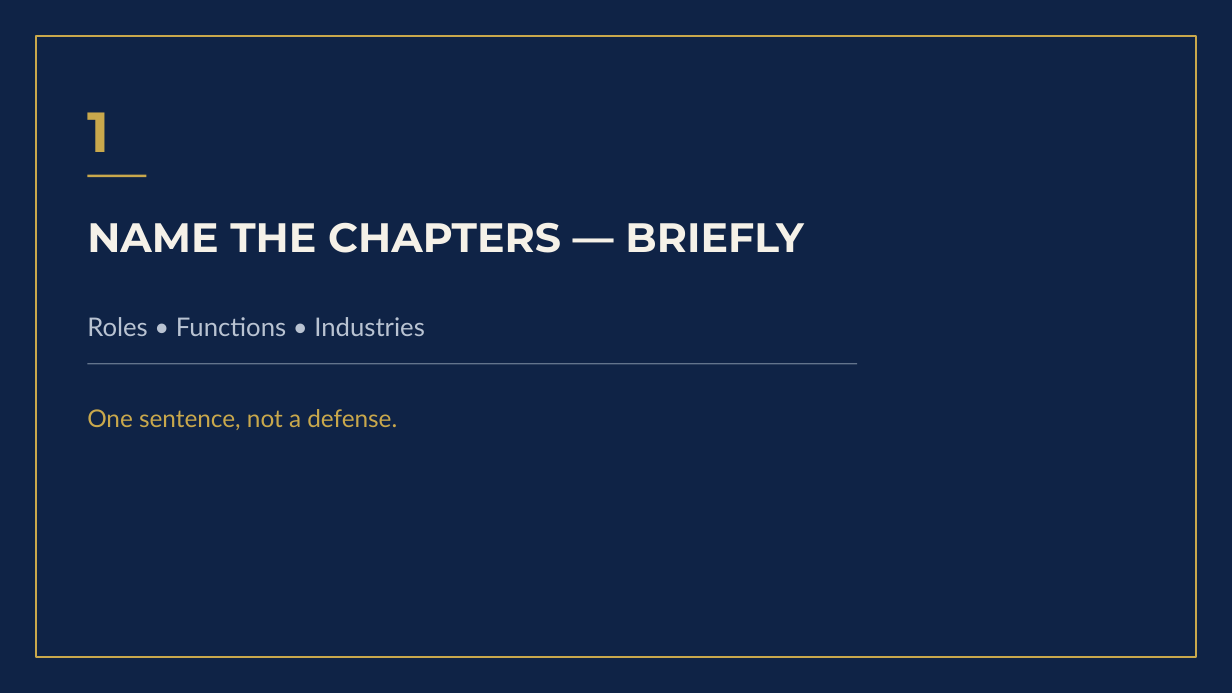
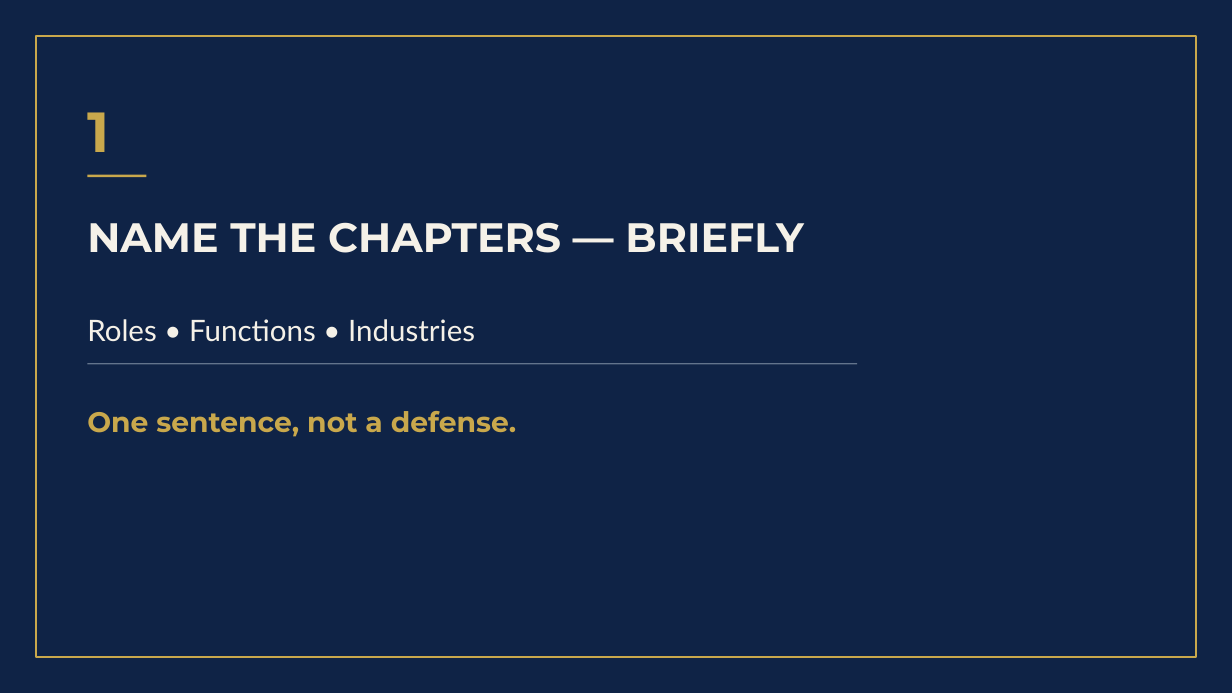
Before and after one commit to temidanielle/temidayoafonja-site, a slide deck: slide 3 of deliverables/video-4-slides/out/Video_4_Main_Slides.pptx. Drawn at 1232x693 pixels with LibreOffice and Linux fonts; fonts in the diff are those of the drawing. Boxes give left, top, right and bottom in pixels: in the first picture for what was removed or moved away, otherwise in the second. Text is boxed around its words. In the diff, an @@ line names an element or a change of style, - is before the commit and + after.

```diff
--- a/deliverables/video-4-slides/out/Video_4_Main_Slides.pptx
+++ b/deliverables/video-4-slides/out/Video_4_Main_Slides.pptx
@@ background #FFFFFF to #0F2346 @@
@@ rectangle removed at <box>0,0,1232,693</box> @@
@@ text "Roles • Functions • Industries" at <box>87,319,475,342</box>: size 20 to 23 pt, text colour #B9C3D2 to #F5F1E8 @@
@@ text "One sentence, not a defense." at <box>87,411,516,437</box>: size 19 to 22 pt, font Lato to Montserrat, bold on @@
```
Also in this commit, not shown: 10 other slides changed, 25 other files.
